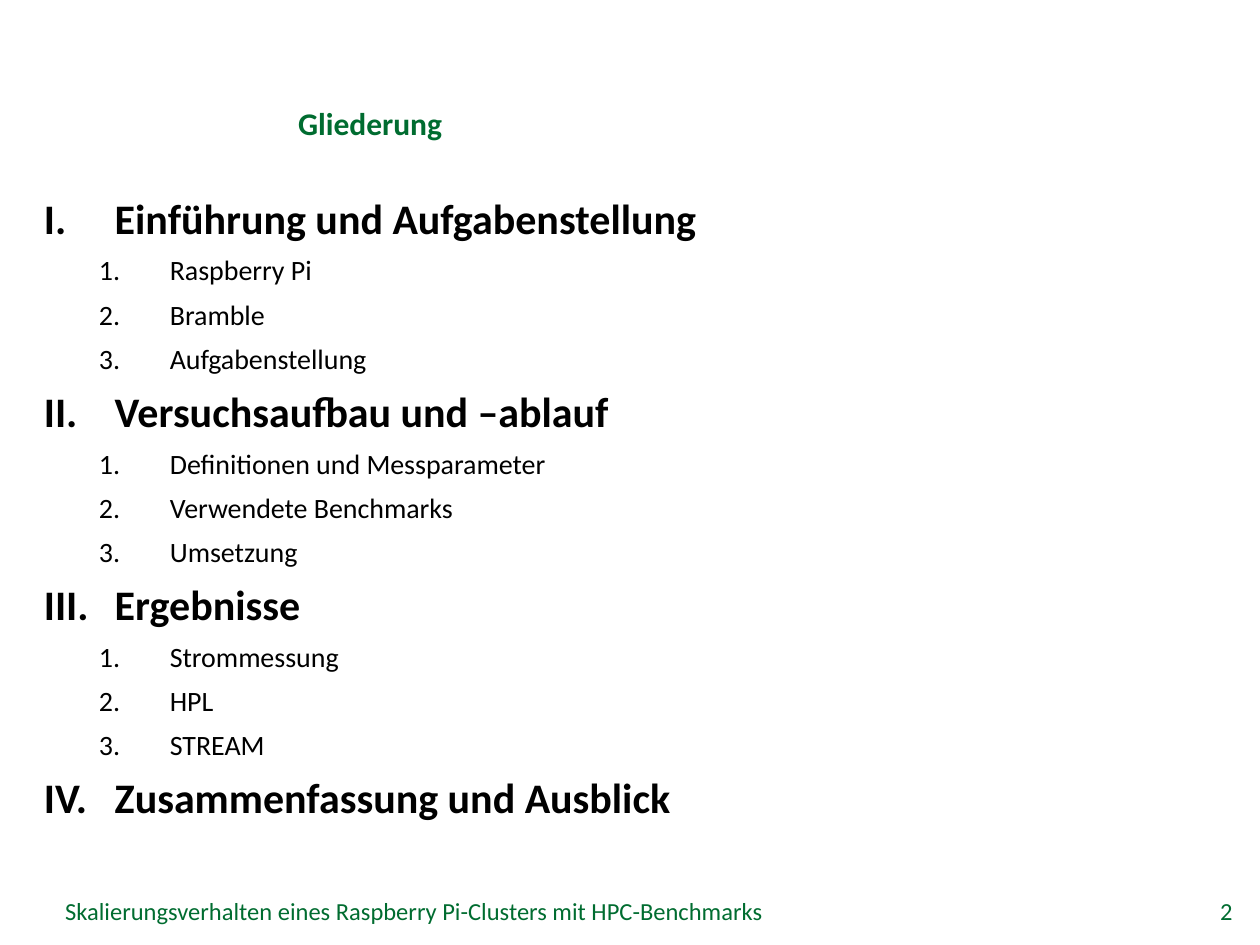
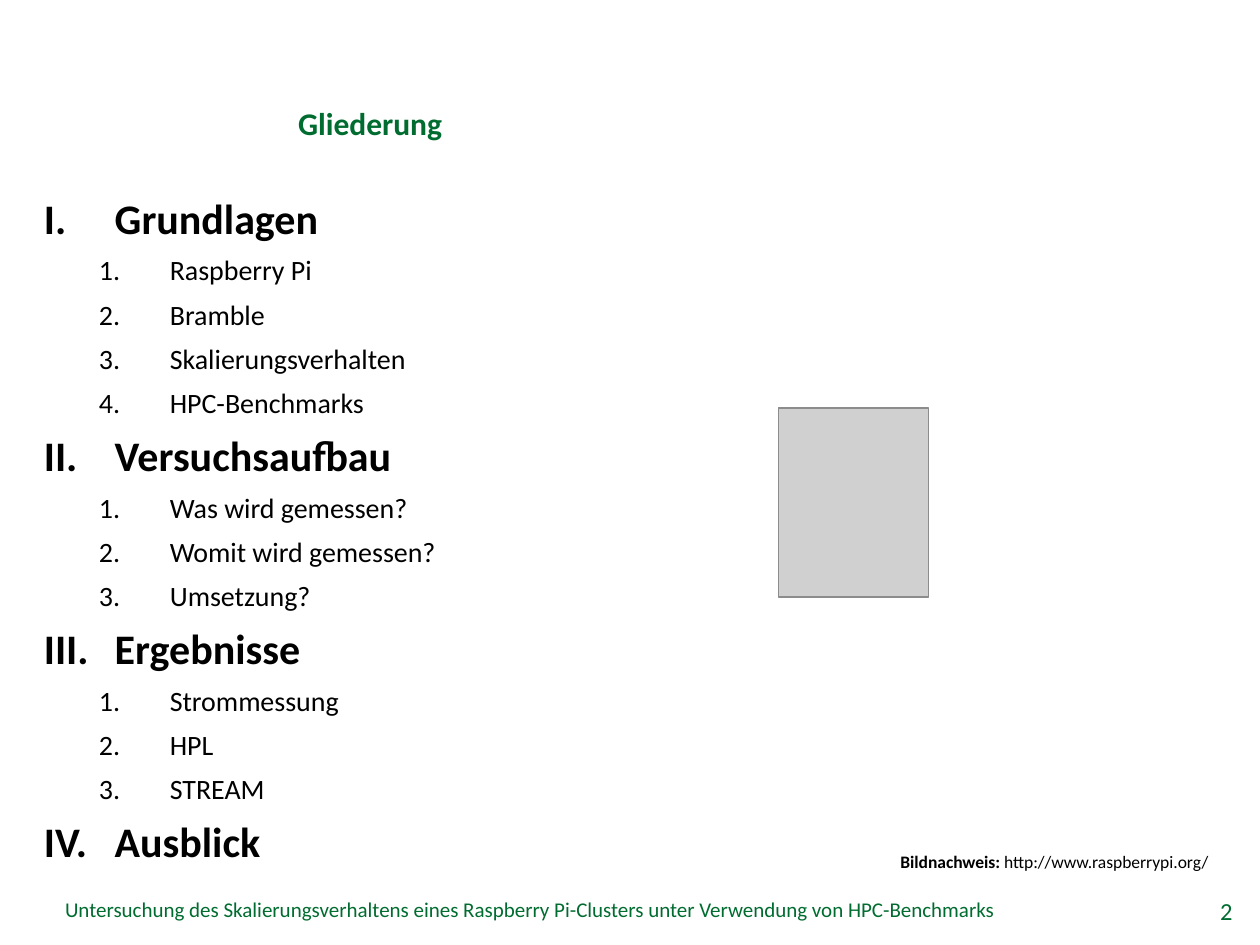
Before and after one commit to missgreenwood/bachelor-arbeit, a slide deck: slide 2 of Disputation/grei14.pptx. Drawn at 1260x945 pixels with LibreOffice and Linux fonts; fonts in the diff are those of the drawing; grey boxes stand for pictures; background and template pictures are left out. Boxes give left, top, right and bottom in pixels: in the first picture for what was removed or moved away, otherwise in the second. Text is boxed around its words. In the diff, an @@ line names an element or a change of style, - is before the commit and + after.

```diff
--- a/Disputation/grei14.pptx
+++ b/Disputation/grei14.pptx
@@ text at (115, 204, 318, 241): text changed @@
-I. Einführung und Aufgabenstellung
+I. Grundlagen
@@ text at (115, 349, 435, 611): text changed @@
-  3. Aufgabenstellung
-II. Versuchsaufbau und –ablauf
-  1. Definitionen und Messparameter
-  2. Verwendete Benchmarks
-  3. Umsetzung
+  3. Skalierungsverhalten
+  4. HPC-Benchmarks
+II. Versuchsaufbau
+  1. Was wird gemessen?
+  2. Womit wird gemessen?
+  3. Umsetzung?
@@ picture added at (779, 408, 929, 597) @@
@@ text at (115, 827, 260, 858): text changed @@
-IV. Zusammenfassung und Ausblick
+IV. Ausblick
@@ text added at (900, 855, 1208, 871), 10 pt, text #000000 @@
+Bildnachweis: http://www.raspberrypi.org/
@@ text at (65, 902, 994, 921): text changed; size 14 to 12 pt @@
-Skalierungsverhalten eines Raspberry Pi-Clusters mit HPC-Benchmarks
+Untersuchung des Skalierungsverhaltens eines Raspberry Pi-Clusters unter Verwendung von HPC-Benchmarks
```
Also in this commit, not shown: 23 other slides changed, 1 slide added, 1 slide removed, 5 other files.
